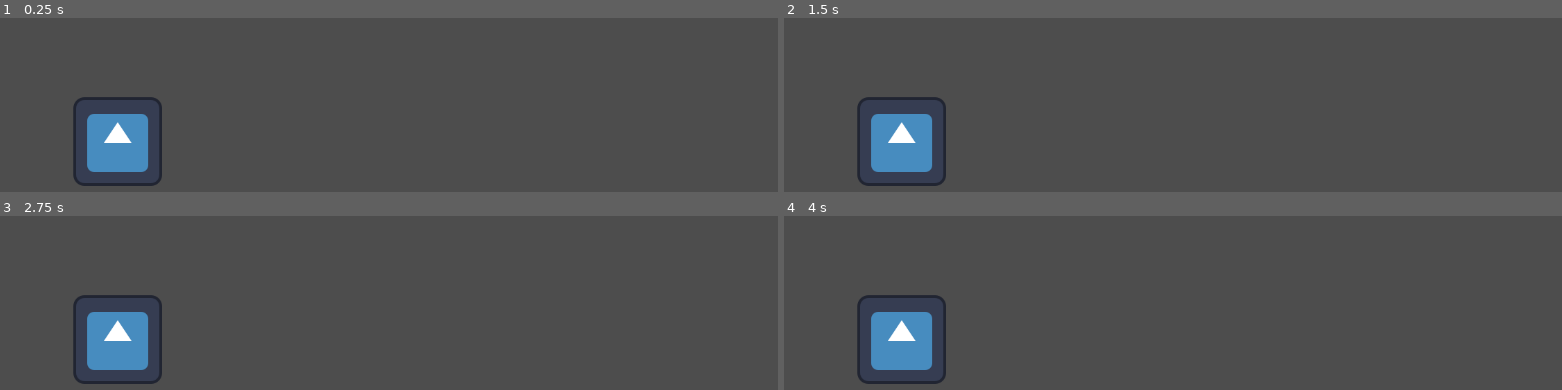
Above: before the commit, frames 1-4 (two rows, left to right).
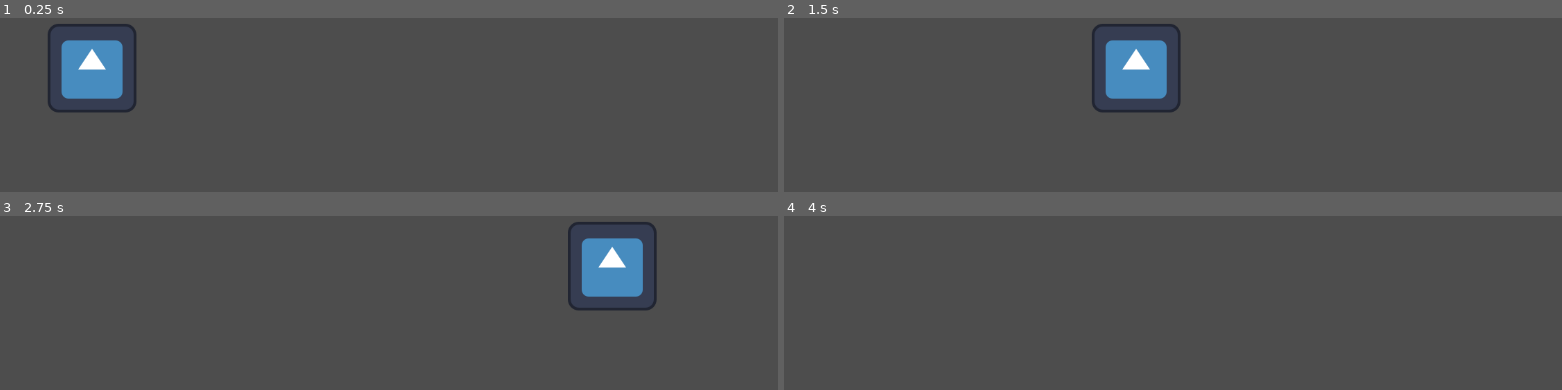
Above: after the commit, the same moments.

Repository: ralphmarondev/AGentleLife
Game: Godot game, scene res://scenes/Farm.tscn
Two runs of this game, one before a commit and one after it. Both use one fixed random seed, a clock stepped at 60 frames per second and the inputs below. The engine's default icon, where the game draws it, is replaced by a stand-in: a white triangle on a blue panel in a dark square.
Inputs:
- Up to frame 1 (0.25 s): no input
- Up to frame 2 (1.5 s): no input
- Up to frame 3 (2.75 s): no input
- Up to frame 4 (4 s): no input

The runs differ from the first frame. In frame 1, 6.6% of the frame differs, in the area x 6-21%, y 3-97%; in frame 2, 6.8%, in the area x 9-52%, y 3-97%; in frame 3, 6.7%; in frame 4, 3.3%.

Commit message:
moving my player from right to left

Diff:
--- a/scenes/Player.tscn
+++ b/scenes/Player.tscn
@@ -7,4 +7,5 @@
 script = ExtResource("1_v6fml")
 
 [node name="Sprite2D" type="Sprite2D" parent="." unique_id=2043657502]
+position = Vector2(88, 94)
 texture = ExtResource("1_p0vlq")
--- a/scripts/Player.gd
+++ b/scripts/Player.gd
@@ -8,5 +8,4 @@
 
 # Called every frame. 'delta' is the elapsed time since the previous frame.
 func _process(delta: float) -> void:
-	position = Vector2(200, 200)
-	print("Hello world")
+	position += Vector2(1, 0) * 5
